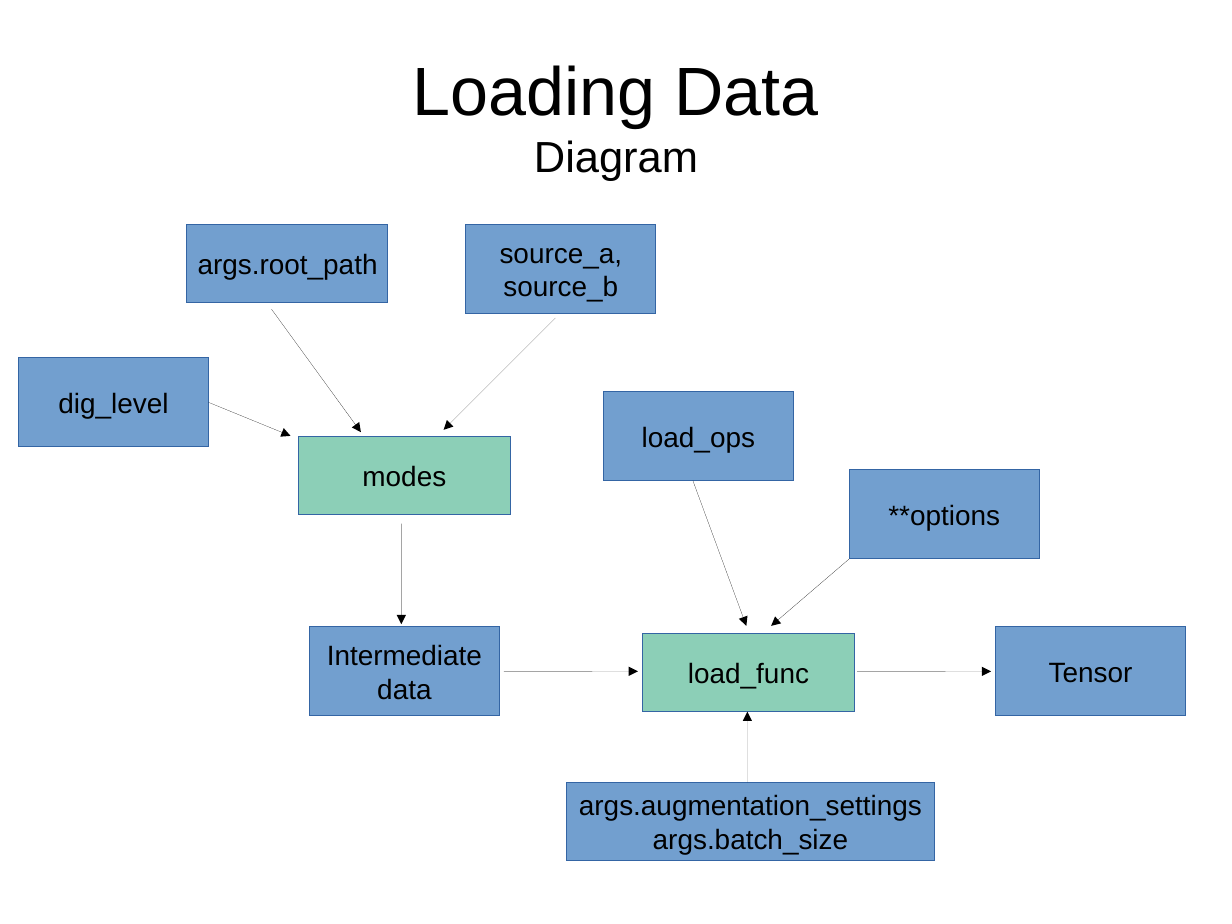
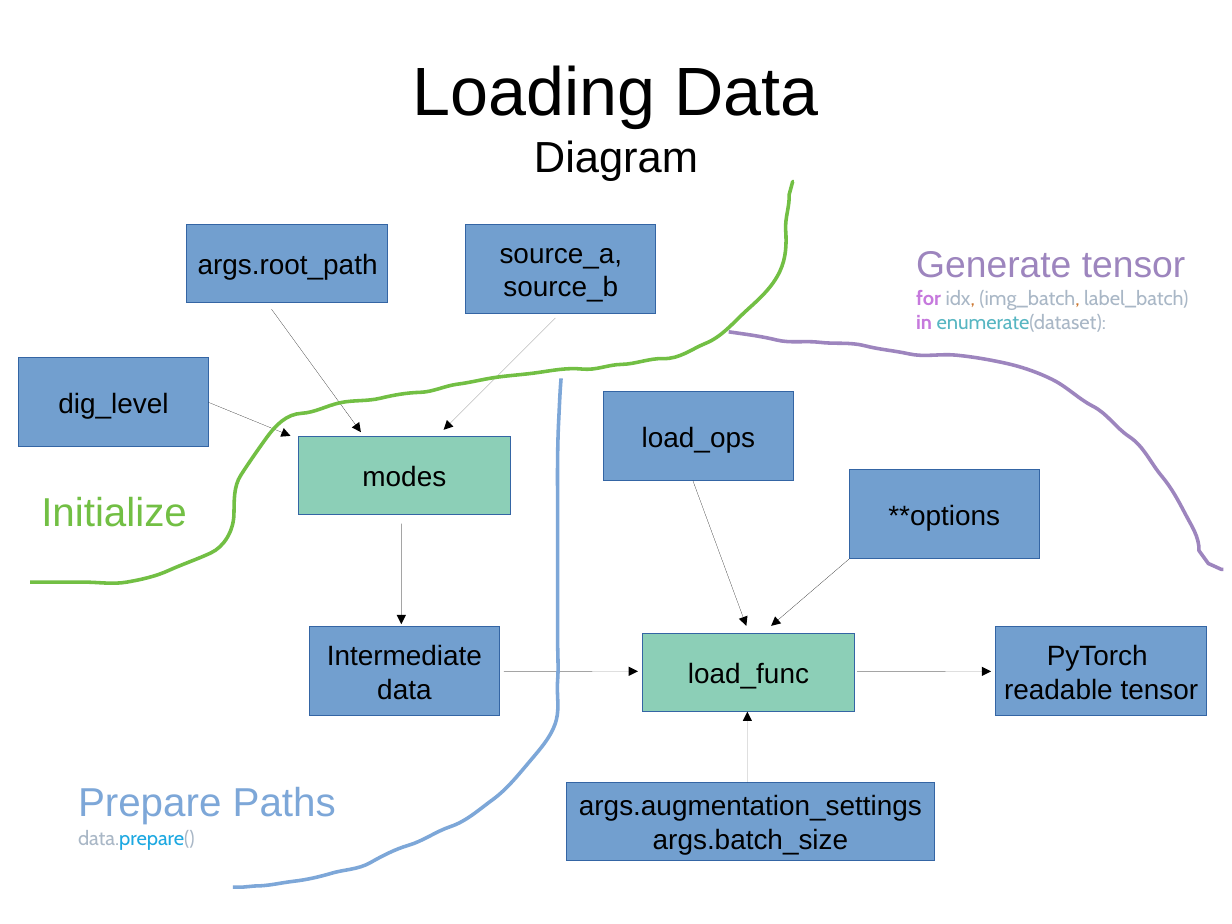
Before and after one commit to loveorchids/omni_torch, a slide deck: slide 16 of Documentations.odp (slide 15 before the commit). Drawn at 1232x924 pixels with LibreOffice and Linux fonts; fonts in the diff are those of the drawing. Boxes give left, top, right and bottom in pixels: in the first picture for what was removed or moved away, otherwise in the second. Text is boxed around its words. In the diff, an @@ line names an element or a change of style, - is before the commit and + after.

```diff
--- a/Documentations.odp
+++ b/Documentations.odp
@@ freeform shape added at bbox=[30, 181, 794, 582], outline #72BF44 2.3 pt @@
@@ text added at bbox=[916, 251, 1188, 332], 13 pt, text #A9B7C6 @@
+Generate tensor
+for idx, (img_batch, label_batch)
+in enumerate(dataset):
@@ freeform shape added at bbox=[729, 332, 1224, 569], outline #9D85BE 2.3 pt @@
@@ freeform shape added at bbox=[233, 379, 561, 888], outline #7DA7D8 2.3 pt @@
@@ text added at bbox=[41, 496, 187, 527], 26 pt, text #72BF44 @@
+Initialize
@@ rectangle "PyTorch": place and size @@
-rectangle "PyTorch" at bbox=[996, 627, 1186, 717]
+rectangle "PyTorch" at bbox=[996, 627, 1207, 717]
@@ text in rectangle at bbox=[1004, 644, 1199, 700]: text changed @@
-Tensor
+PyTorch
+readable tensor
@@ text added at bbox=[78, 787, 336, 850], 13 pt, text #7DA7D8 @@
+Prepare Paths
+data.prepare()
```
Also in this commit, not shown: 10 other slides changed, 2 slides added, 2 slides removed, 1 other file.
